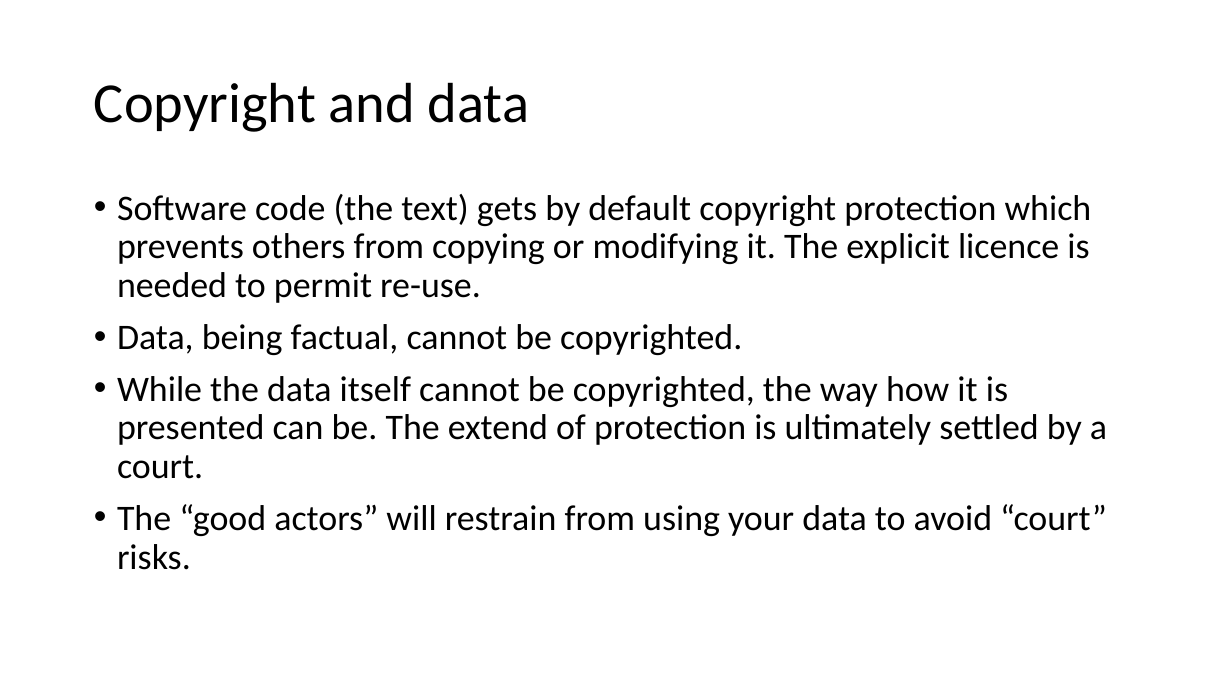
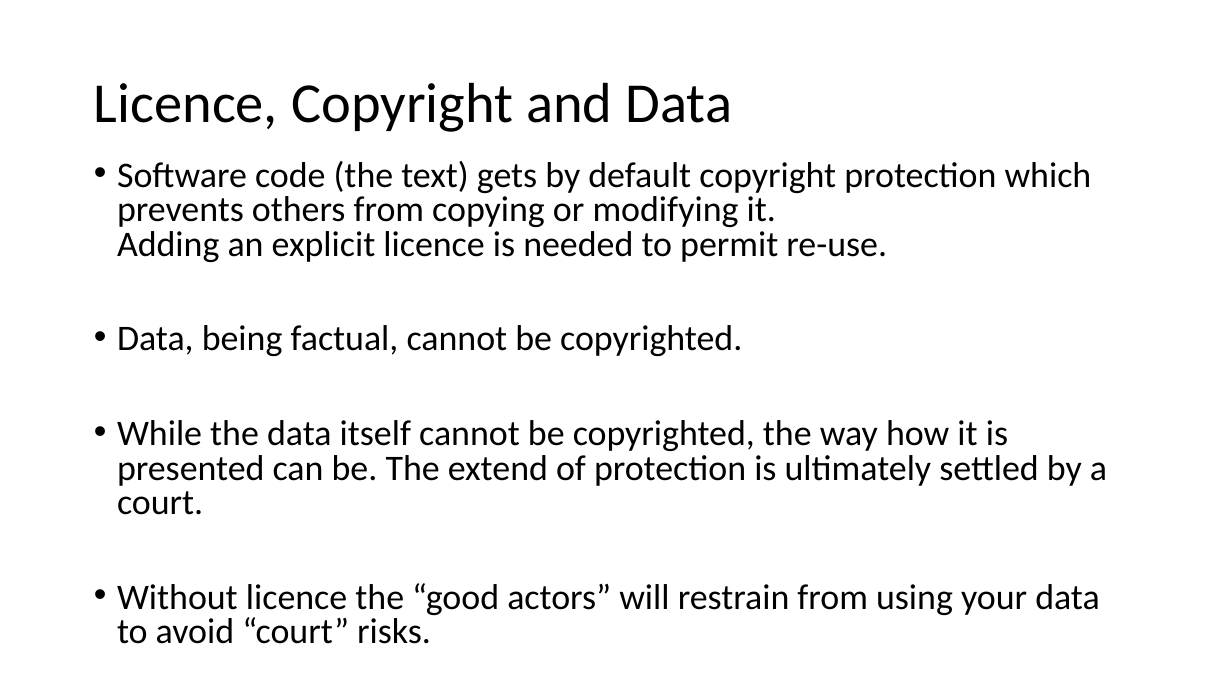
Before and after one commit to tobyhodges/solid-waddle, a slide deck: slide 15 of instructors/Being_FAIR_Episode.pptx (slide 14 before the commit). Drawn at 1232x693 pixels with LibreOffice and Linux fonts; fonts in the diff are those of the drawing. Boxes give left, top, right and bottom in pixels: in the first picture for what was removed or moved away, otherwise in the second. Text is boxed around its words. In the diff, an @@ line names an element or a change of style, - is before the commit and + after.

```diff
--- a/instructors/Being_FAIR_Episode.pptx
+++ b/instructors/Being_FAIR_Episode.pptx
@@ title at (94,82,733,132): text changed @@
-Copyright and data
+Licence, Copyright and Data
@@ text "Software code (the text) gets ...": place and size @@
-text "Software code (the text) gets ..." at (117,194,1107,570)
+text "Software code (the text) gets ..." at (117,161,1107,644)
@@ text at (117,161,1092,262): text changed @@
-• Software code (the text) gets by default copyright protection which prevents others from copying or modifying it. The explicit licence is needed to permit re-use.
+• Software code (the text) gets by default copyright protection which prevents others from copying or modifying it.
+  Adding an explicit licence is needed to permit re-use.
@@ text at (117,325,1107,515): line spacing 0.9 to 0.8 @@
@@ text at (117,583,1100,644): text changed @@
-• The “good actors” will restrain from using your data to avoid “court” risks.
+• Without licence the “good actors” will restrain from using your data to avoid “court” risks.
```
Also in this commit, not shown: 3 other slides changed, 2 other files.
